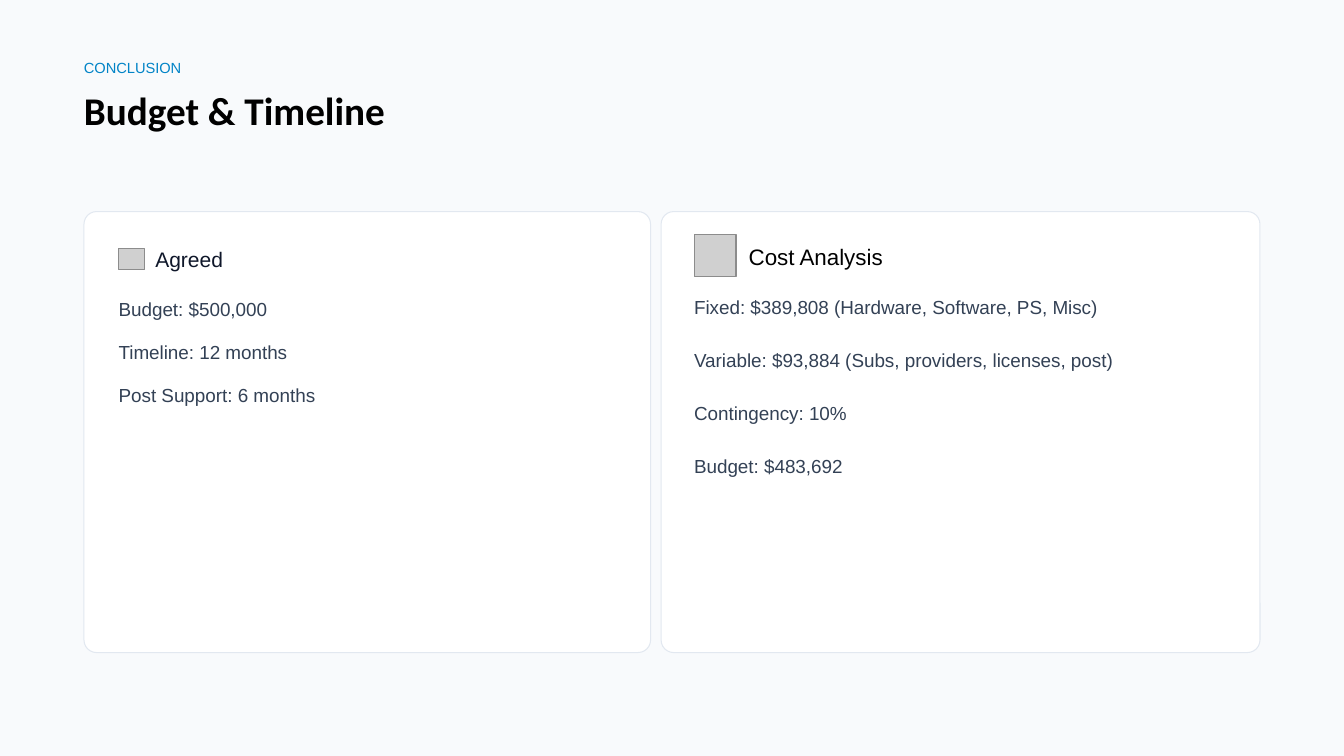
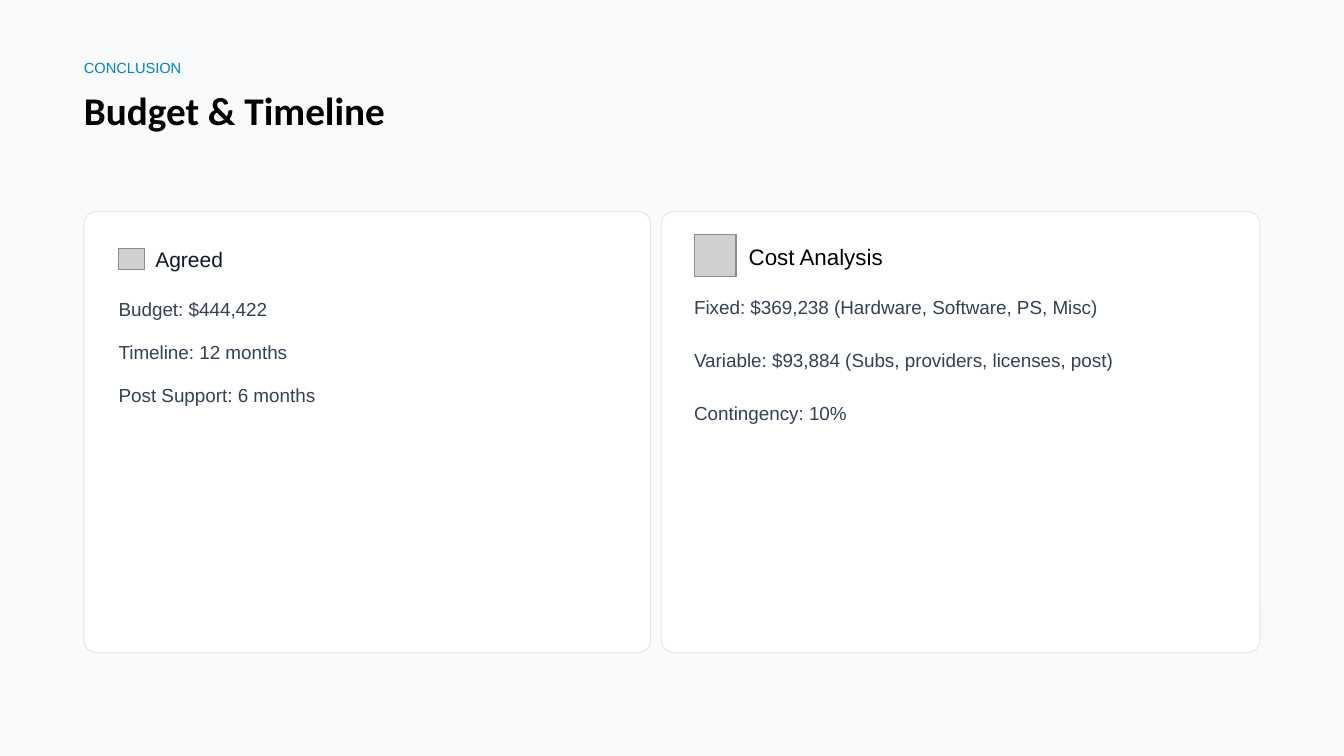
Before and after one commit to Advanced-Diploma-of-IT-Tel-Network-Eng/Assessments, a slide deck: slide 10 of 2026-T4/ICTSAD508-Dev-tech-req/2-Task2/presentation.pptx. Drawn at 1344x756 pixels with LibreOffice and Linux fonts; fonts in the diff are those of the drawing; grey boxes stand for pictures; background and template pictures are left out. Boxes give left, top, right and bottom in pixels: in the first picture for what was removed or moved away, otherwise in the second. Text is boxed around its words. In the diff, an @@ line names an element or a change of style, - is before the commit and + after.

Commit message:
508 working section 4, sectiond 2, edited, presentation edited

```diff
--- a/2026-T4/ICTSAD508-Dev-tech-req/2-Task2/presentation.pptx
+++ b/2026-T4/ICTSAD508-Dev-tech-req/2-Task2/presentation.pptx
@@ text at [119,302,268,320]: text changed @@
-Budget: $500,000
+Budget: $444,422
@@ text at [694,300,1098,318]: text changed @@
-Fixed: $389,808 (Hardware, Software, PS, Misc)
+Fixed: $369,238 (Hardware, Software, PS, Misc)
@@ text at [694,459,842,477]: paragraph removed @@
-Budget: $483,692
```
Also in this commit, not shown: 2 other files.
